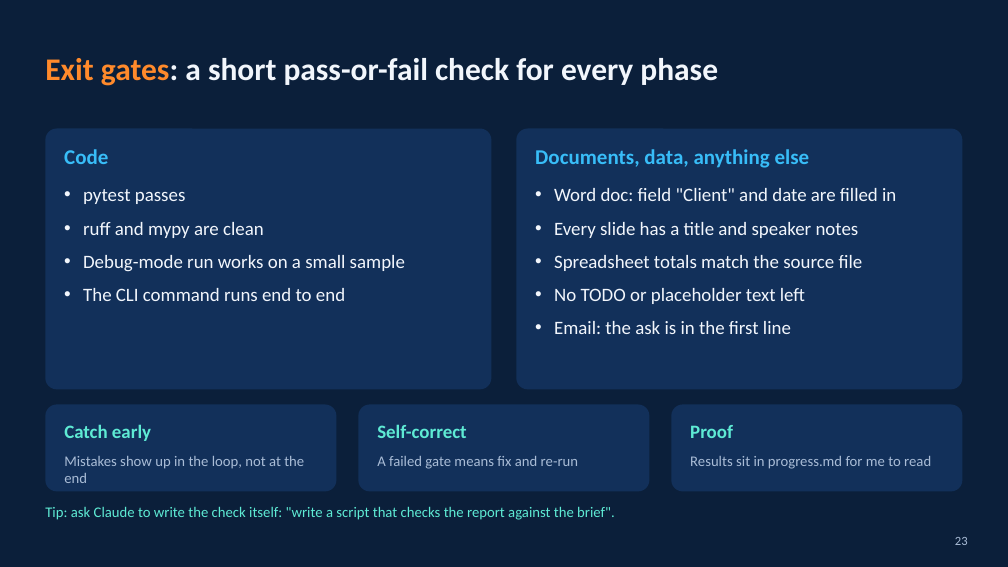
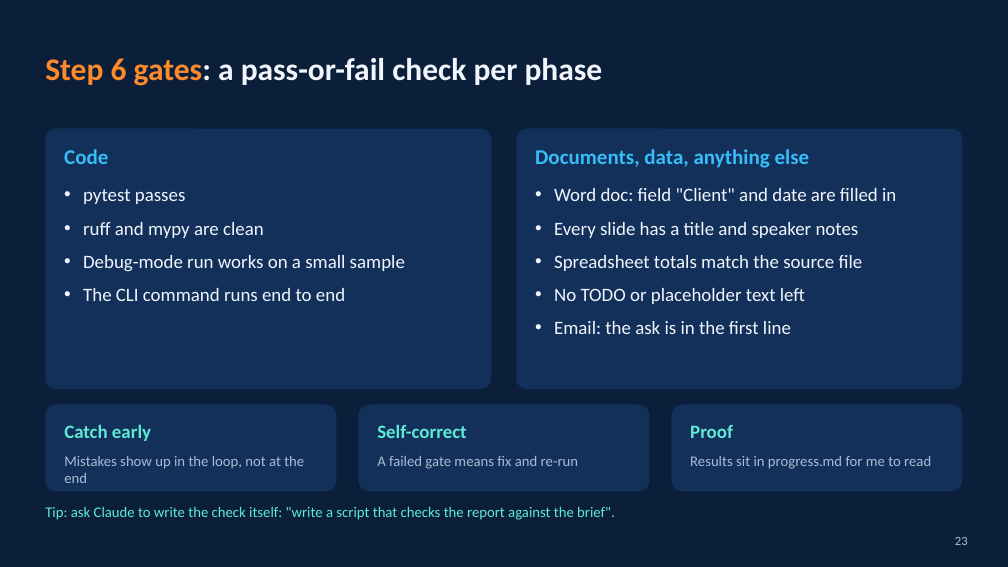
Before and after one commit to HinePo/ai-agent-learning-path, a slide deck: slide 23 of resources/claude_code_vscode_tricks.pptx. Drawn at 1008x567 pixels with LibreOffice and Linux fonts; fonts in the diff are those of the drawing. Boxes give left, top, right and bottom in pixels: in the first picture for what was removed or moved away, otherwise in the second. Text is boxed around its words. In the diff, an @@ line names an element or a change of style, - is before the commit and + after.

```diff
--- a/resources/claude_code_vscode_tricks.pptx
+++ b/resources/claude_code_vscode_tricks.pptx
@@ title at [45,58,603,86]: text changed @@
-Exit gates: a short pass-or-fail check for every phase
+Step 6 gates: a pass-or-fail check per phase
```
Also in this commit, not shown: 7 other slides changed, 1 other file.
